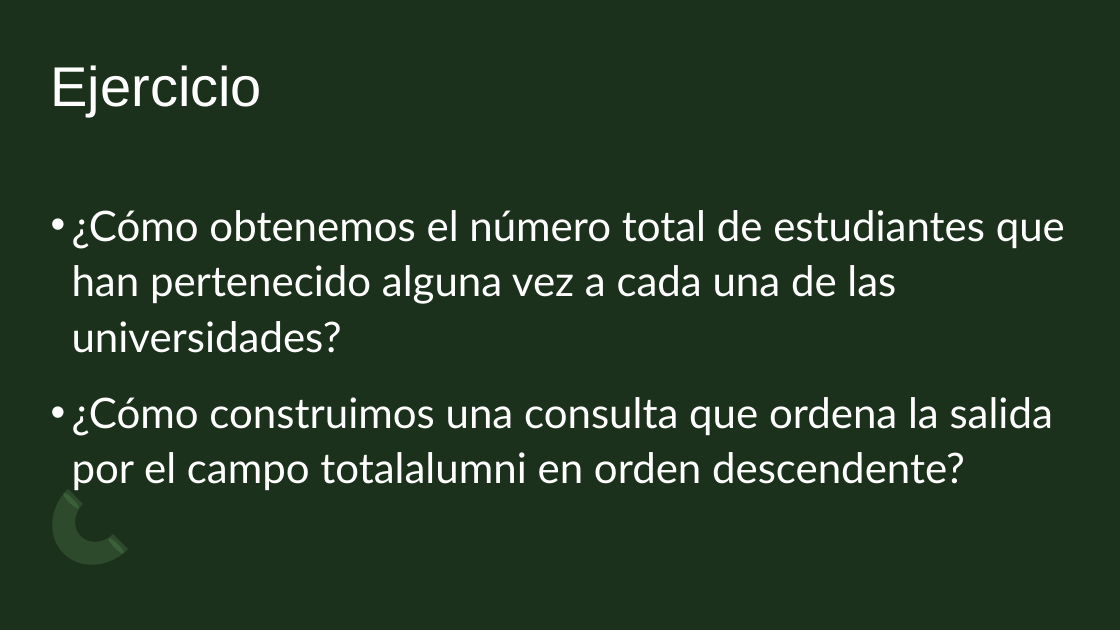
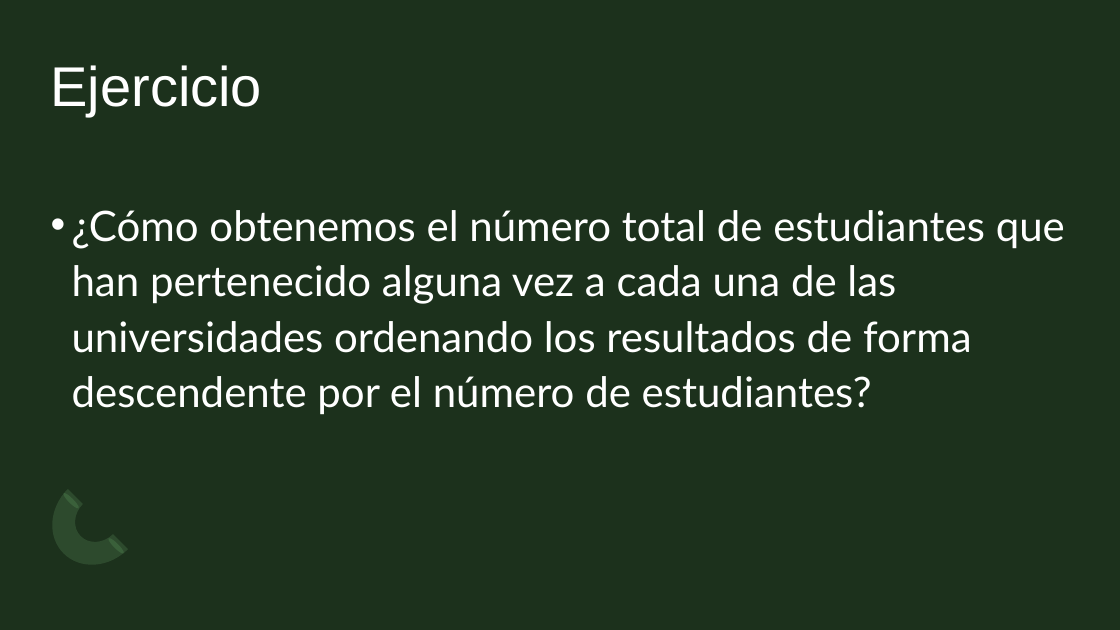
Before and after one commit to jorloicono/AF-BIGDATA-BI, a slide deck: slide 50 of PRESENTACIONES/Mongo DB.odp. Drawn at 1120x630 pixels with LibreOffice and Linux fonts; fonts in the diff are those of the drawing. Boxes give left, top, right and bottom in pixels: in the first picture for what was removed or moved away, otherwise in the second. Text is boxed around its words. In the diff, an @@ line names an element or a change of style, - is before the commit and + after.

```diff
--- a/PRESENTACIONES/Mongo DB.odp
+++ b/PRESENTACIONES/Mongo DB.odp
@@ text at (x1=72, y1=210, x2=1065, y2=415): text changed @@
-• ¿Cómo obtenemos el número total de estudiantes que han pertenecido alguna vez a cada una de las universidades?
-• ¿Cómo construimos una consulta que ordena la salida por el campo totalalumni en orden descendente?
+• ¿Cómo obtenemos el número total de estudiantes que han pertenecido alguna vez a cada una de las universidades ordenando los resultados de forma descendente por el número de estudiantes?
```
Also in this commit, not shown: 1 slide added, 1 slide removed.
